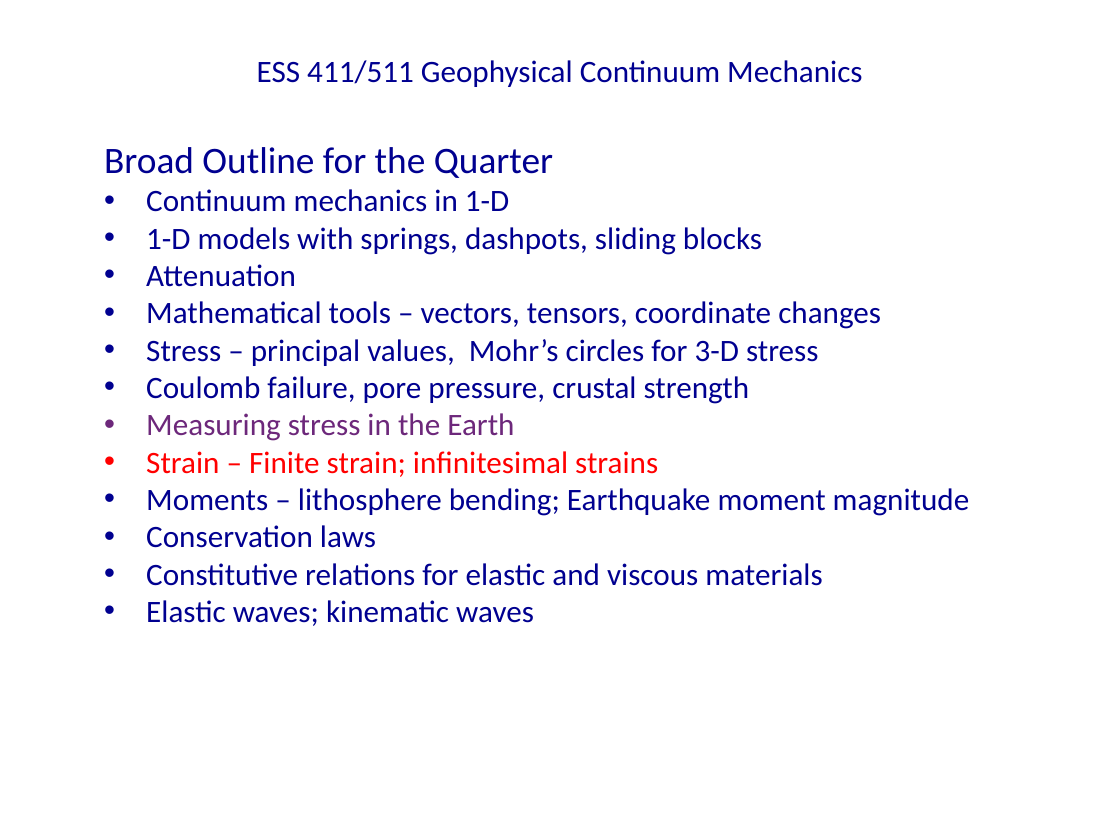
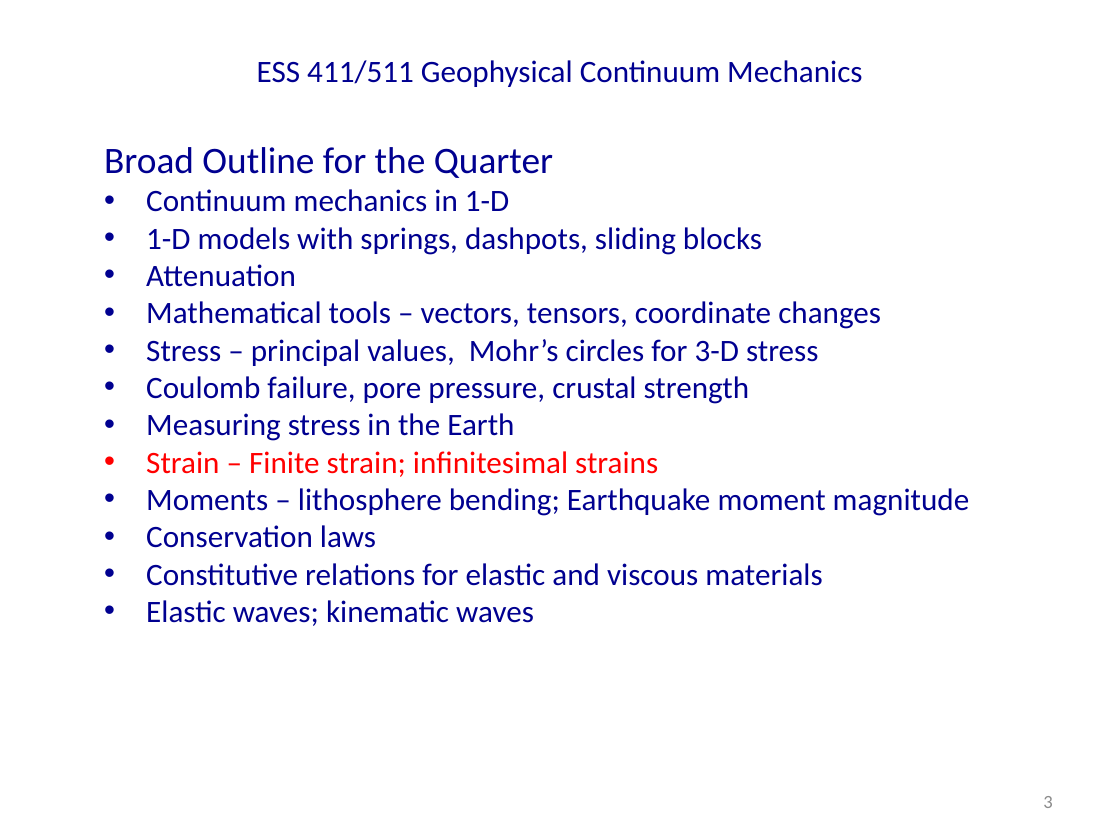
Before and after one commit to UW-geophysics-edu/ess-411-511, a slide deck: slide 3 of lectures/pptx/ESS411_511_Class_21.pptx (slide 4 before the commit). Drawn at 1120x840 pixels with LibreOffice and Linux fonts; fonts in the diff are those of the drawing. Boxes give left, top, right and bottom in pixels: in the first picture for what was removed or moved away, otherwise in the second. Text is boxed around its words. In the diff, an @@ line names an element or a change of style, - is before the commit and + after.

```diff
--- a/lectures/pptx/ESS411_511_Class_21.pptx
+++ b/lectures/pptx/ESS411_511_Class_21.pptx
@@ text at [146,413,514,441]: text colour #6D287B to #000090 in "Measuring stress in the Earth" @@
@@ page number added at [1043,796,1052,808], 12 pt, text #8C8C8C @@
+3
```
Also in this commit, not shown: 3 other slides changed, 14 slides added, 29 slides removed, 2 other files.
